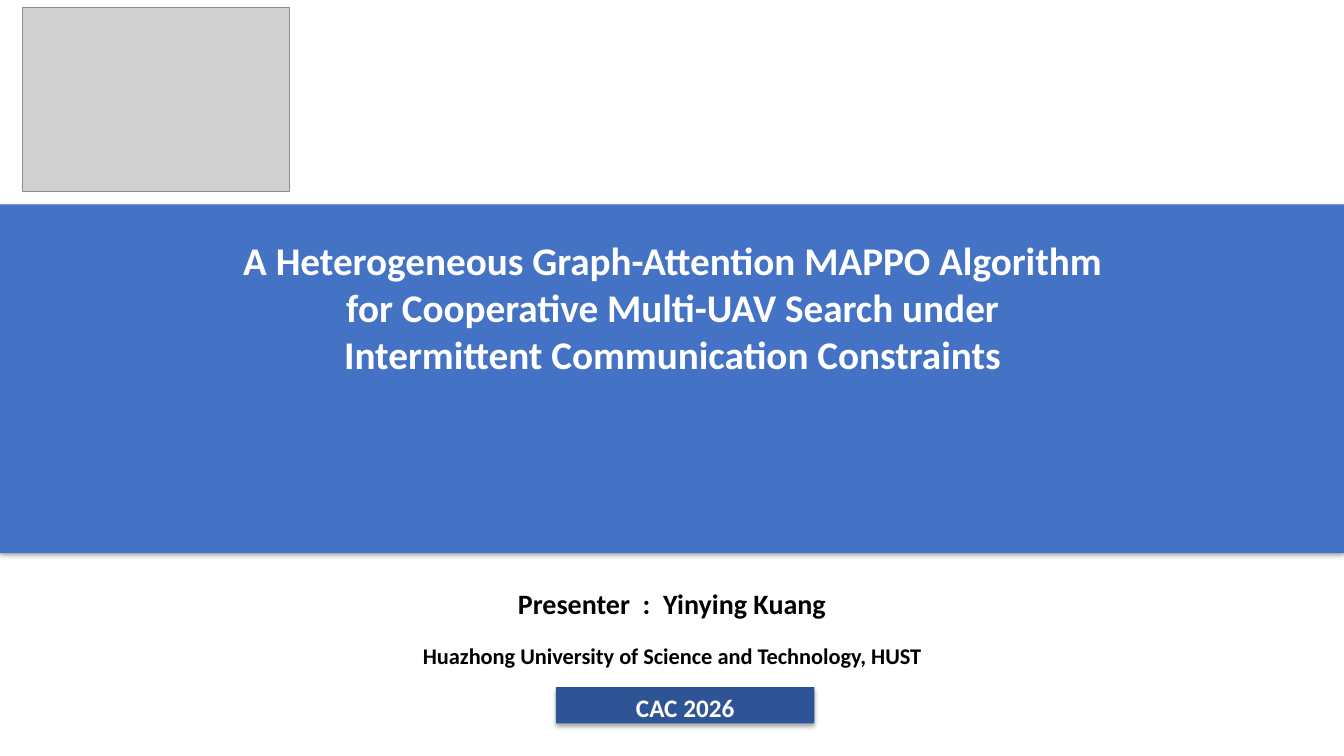
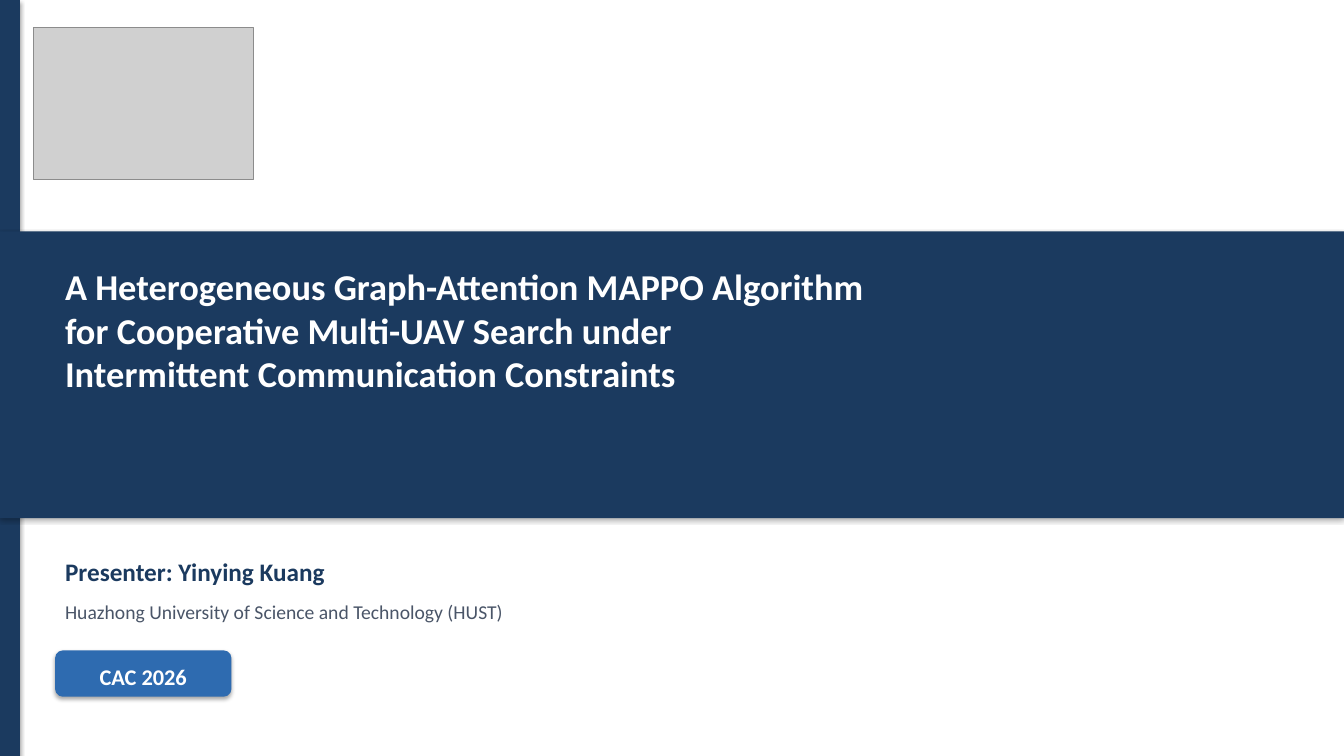
Before and after one commit to kuangyinying039/uav-swarm, a slide deck: slide 1 of presentations/CAC_IC_HGAT_MAPPO.pptx. Drawn at 1344x756 pixels with LibreOffice and Linux fonts; fonts in the diff are those of the drawing; grey boxes stand for pictures. Boxes give left, top, right and bottom in pixels: in the first picture for what was removed or moved away, otherwise in the second. Text is boxed around its words. In the diff, an @@ line names an element or a change of style, - is before the commit and + after.

```diff
--- a/presentations/CAC_IC_HGAT_MAPPO.pptx
+++ b/presentations/CAC_IC_HGAT_MAPPO.pptx
@@ rectangle: place and size @@
-rectangle at <box>0,205,1344,554</box>
+rectangle at <box>0,0,1344,756</box>
@@ rectangle at <box>0,0,1344,756</box>: fill #4472C4 to #FFFFFF @@
@@ rectangle added at <box>0,0,20,756</box>, fill #1B3A5F @@
@@ picture: place and size @@
-picture at <box>22,7,289,192</box>
+picture at <box>33,27,254,179</box>
@@ rectangle added at <box>0,232,1344,518</box>, fill #1B3A5F @@
@@ text "A Heterogeneous Graph-Attention MAPPO Algorithm": place and size @@
-text "A Heterogeneous Graph-Attention MAPPO Algorithm" at <box>243,247,1102,370</box>
+text "A Heterogeneous Graph-Attention MAPPO Algorithm" at <box>65,274,863,388</box>
@@ text "A Heterogeneous Graph-Attention MAPPO Algorithm" at <box>65,274,863,388</box>: size 28 to 26 pt; alignment centre to left @@
@@ text at <box>65,563,325,586</box>: text changed; size 20 to 18 pt; text colour #000000 to #1B3A5F @@
-Presenter : Yinying Kuang
+Presenter: Yinying Kuang
@@ text at <box>65,605,502,623</box>: text changed; size 16 to 14 pt; text colour #000000 to #4A5568; bold off @@
-Huazhong University of Science and Technology, HUST
+Huazhong University of Science and Technology (HUST)
@@ text "CAC 2026": place and size @@
-text "CAC 2026" at <box>636,699,734,717</box>
+text "CAC 2026" at <box>100,669,187,685</box>
@@ text "CAC 2026" at <box>100,669,187,685</box>: size 18 to 16 pt @@
@@ rounded rectangle added at <box>55,650,232,697</box>, fill #2E6BB0 @@
@@ rectangle removed at <box>557,688,815,724</box> @@
```
Also in this commit, not shown: 14 other slides changed, 1 slide added, 1 slide removed, 5 other files.
